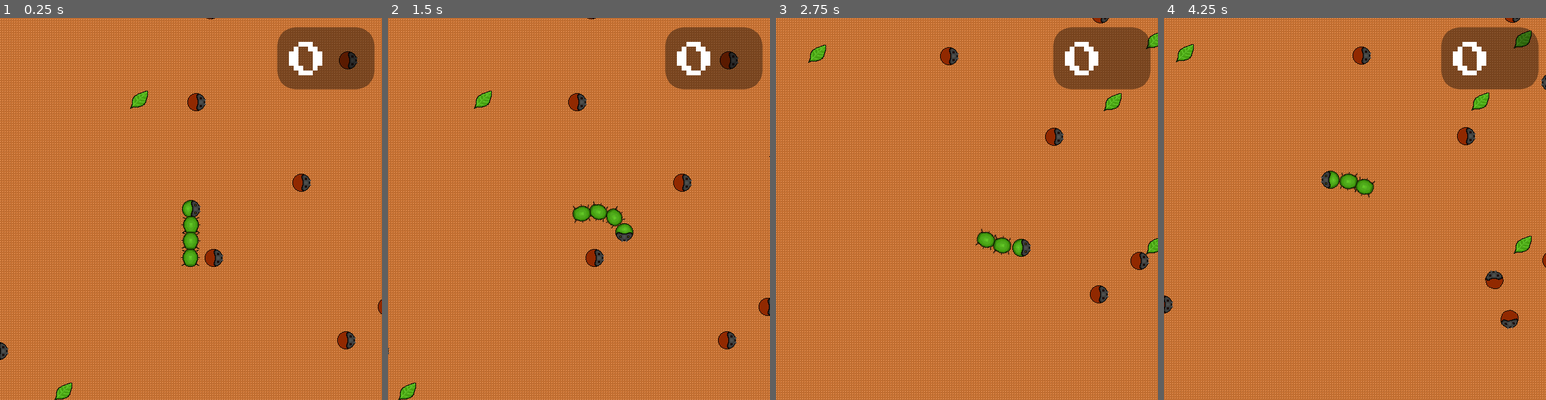
Above: before the commit, frames 1-4 (left to right).
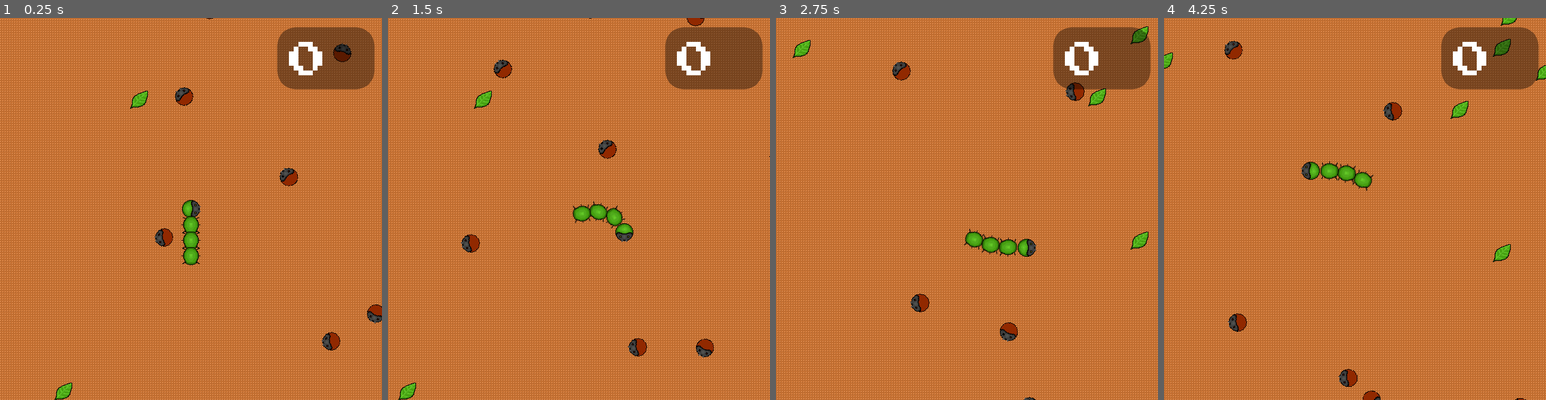
Above: after the commit, the same moments.

Repository: thatnick/grow-grow
Game: Godot game, scene res://scenes/Main.tscn
Same seed, same stepped clock (60 frames per second), same inputs: the game is played once before the commit and once after it.
Inputs:
- Up to frame 1 (0.25 s): no input
- Up to frame 2 (1.5 s): hold Right (ui_right) 0.53-1.28 s; hold Down (ui_down) from 1.28 s (still down)
- Up to frame 3 (2.75 s): release Down (ui_down) at 2.03 s; hold Right (ui_right) from 2.03 s (still down)
- Up to frame 4 (4.25 s): release Right (ui_right) at 2.78 s; hold Up (ui_up) 2.78-3.53 s; hold Left (ui_left) from 3.53 s (still down)

The runs differ from the first frame. In frame 1, 1.9% of the frame differs, in the area x 0-100%, y 0-90%; in frame 2, 2.0%; in frame 3, 50%; in frame 4, 50%, in the area x 0-100%, y 0-100%.

Commit message:
Randomise enemy direction

Diff:
--- a/scenes/Enemy.gd
+++ b/scenes/Enemy.gd
@@ -5,8 +5,7 @@
 var dir = Vector2()
 
 func _ready():
-	velocity = Vector2(speed, 0)
-	rotation = dir.angle()
+	velocity = Vector2(speed, -1).rotated(randi() % int(PI * 2))
 
 func _physics_process(delta):
 	rotation = velocity.angle()
@@ -16,6 +15,6 @@
 		queue_free()
 		collision.collider.hit()
 		return
+
 	if collision:
 		velocity = velocity.bounce(collision.normal)
-		print("Collider name is " + str(collision.collider.name))
--- a/scripts/Tail.gd
+++ b/scripts/Tail.gd
@@ -8,7 +8,6 @@
 var speed = 100
 var velocity = Vector2(0,0)
 
-
 func _physics_process(delta):
 
 	#get the child before me and make its position my parent's postion
@@ -16,7 +15,6 @@
 
 	pos = self.position
 	direction = pos.direction_to(parent_pos)
-
 
 	#if my distance from parent is greater than GAP: change velocity to move me towards parent
 	if pos.distance_to(parent_pos) > GAP:
